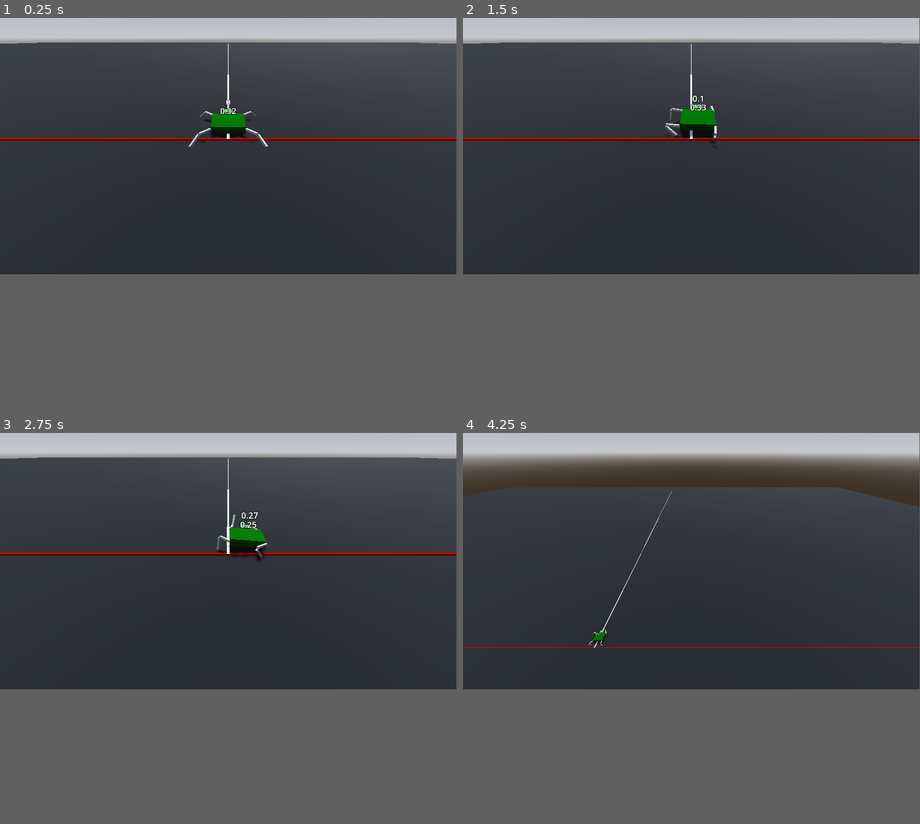
Above: before the commit, frames 1-4 (two rows, left to right).
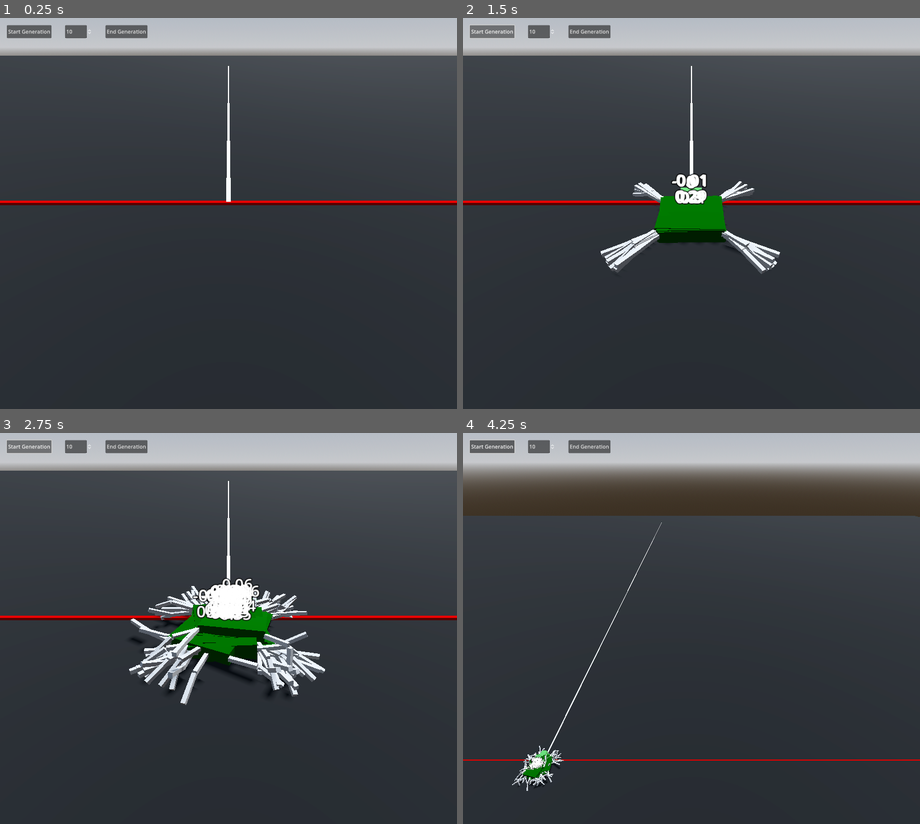
Above: after the commit, the same moments.

Repository: Ryan-Mirch/MaLeQ
Game: Godot game, scene res://Test.tscn
The game is run twice, just before and just after one commit, with the same random seed, the same clock (stepped at 60 frames per second) and the same inputs.
Inputs (mouse positions are in pixels of both pictures, inside the frame that each line leads up to):
- Up to frame 1 (0.25 s): no input
- Up to frame 2 (1.5 s): click (590, 25) at 0.5 s, where only the run after the commit has a clickable "End Generation"; click (490, 25) at 1.25 s, where only the run after the commit has a clickable "Start Generation"
- Up to frame 3 (2.75 s): click (27, 440) at 2 s, where only the run after the commit has a clickable "Start Generation"
- Up to frame 4 (4.25 s): move the mouse to (792, 546) at 2.77 s; hold D 2.78-3.53 s; hold E 2.78-3.53 s; click (792, 546) at 2.92 s; move the mouse to (600, 573) at 3.52 s; hold S from 3.53 s (still down); tap Q at 3.6 s
In our replay, the window is 799x449 before the commit and 800x685 after it. These sizes can differ from the game's own. Grey fills any space a smaller window leaves; there, only what the larger window draws over its background counts as a difference.

The runs differ from the first frame. In frame 1, 7.6% of the frame differs, in the area x 0-100%, y 0-48%; in frame 2, 11%; in frame 3, 14%; in frame 4, 15%, in the area x 0-100%, y 0-92%.

Commit message:
spawning and despawning

Diff:
--- a/Body.gd
+++ b/Body.gd
@@ -1,3 +1,4 @@
+class_name Quadruped
 extends RigidBody3D
 
 @onready var leg1 = $Leg1
@@ -6,34 +7,58 @@
 @onready var leg4 = $Leg4
 
 var loopTimer = 0
+var index = 0
+
 const MIN_VEL = -3
 const MAX_VEL = 3
+const ARRAY_LENGTH = 20
+
+var data = {}
+
 
 # Called when the node enters the scene tree for the first time.
 func _ready() -> void:
 	Engine.set_time_scale(1)
-
+	initialize_data_with_random_numbers()
 
 # Called every frame. 'delta' is the elapsed time since the previous frame.
 func _process(delta: float) -> void:
 	$DistanceFromCenter.text = str(snapped(abs(position.z),0.01))
-	$DistanceTraveled.text = str(snapped(abs(position.x),0.01))
+	$DistanceTraveled.text = str(snapped(position.x,0.01))
+
+
 func _physics_process(delta: float) -> void:
 	loopTimer += delta
-	if loopTimer > 1:
+	if loopTimer > 0.05:
 		loopTimer = 0
 		loop()
 
 func loop() -> void :
-	leg1.set_coxa_velocity(randf_range(MIN_VEL,MAX_VEL))
-	leg2.set_coxa_velocity(randf_range(MIN_VEL,MAX_VEL))
-	leg3.set_coxa_velocity(randf_range(MIN_VEL,MAX_VEL))
-	leg4.set_coxa_velocity(randf_range(MIN_VEL,MAX_VEL))
+	leg1.set_femur_velocity(data["Leg1Femur"][index])
+	leg2.set_femur_velocity(data["Leg2Femur"][index])
+	leg3.set_femur_velocity(data["Leg3Femur"][index])
+	leg4.set_femur_velocity(data["Leg4Femur"][index])
 
-	leg1.set_tibia_velocity(randf_range(MIN_VEL,MAX_VEL))
-	leg2.set_tibia_velocity(randf_range(MIN_VEL,MAX_VEL))
-	leg3.set_tibia_velocity(randf_range(MIN_VEL,MAX_VEL))
-	leg4.set_tibia_velocity(randf_range(MIN_VEL,MAX_VEL))
+	leg1.set_tibia_velocity(data["Leg1Tibia"][index])
+	leg2.set_tibia_velocity(data["Leg2Tibia"][index])
+	leg3.set_tibia_velocity(data["Leg3Tibia"][index])
+	leg4.set_tibia_velocity(data["Leg4Tibia"][index])
 
-func backwards_barrier_hit() -> void:
-	pass
+	index += 1
+	if index >= ARRAY_LENGTH: index = 0
+
+func initialize_data_with_random_numbers() -> void:
+	data.clear()
+
+	data["Leg1Femur"] = []
+	data["Leg2Femur"] = []
+	data["Leg3Femur"] = []
+	data["Leg4Femur"] = []
+	data["Leg1Tibia"] = []
+	data["Leg2Tibia"] = []
+	data["Leg3Tibia"] = []
+	data["Leg4Tibia"] = []
+
+	for i in ARRAY_LENGTH:
+		for key in data.keys():
+			data[key].append(randf_range(MIN_VEL,MAX_VEL))
--- a/Leg.gd
+++ b/Leg.gd
@@ -5,7 +5,7 @@
 
 # Called when the node enters the scene tree for the first time.
 func _ready() -> void:
-	set_coxa_velocity(0)
+	set_femur_velocity(0)
 	set_tibia_velocity(-3)
 
 
@@ -14,7 +14,7 @@
 	pass
 
 
-func set_coxa_velocity(vel: float) -> void:
+func set_femur_velocity(vel: float) -> void:
 	CoxaJoint.set_param(CoxaJoint.PARAM_MOTOR_TARGET_VELOCITY, vel)
 
 
--- /dev/null
+++ b/Manager.gd
@@ -0,0 +1,39 @@
+extends CanvasLayer
+
+@onready var generationQuantitySpinBox = $"HBoxContainer/Generation Quantity" as SpinBox
+
+const QUADRUPED_SCENE = preload("res://Quadruped.tscn")
+const SURVIVORS_KEPT = 2
+
+var activeQuadrupeds = []
+var survivors = [] #stores the data array
+
+# Called when the node enters the scene tree for the first time.
+func _ready() -> void:
+	pass # Replace with function body.
+
+
+# Called every frame. 'delta' is the elapsed time since the previous frame.
+func _process(delta: float) -> void:
+	pass
+
+
+func _on_start_generation_pressed() -> void:
+	for i in generationQuantitySpinBox.value:
+		var quadrupedInstance = QUADRUPED_SCENE.instantiate()
+		get_tree().root.add_child(quadrupedInstance)
+		quadrupedInstance.position = Vector3(0,0.5,0.3)
+		quadrupedInstance.rotation.y = deg_to_rad(270)
+		activeQuadrupeds.append(quadrupedInstance)
+
+
+func _on_end_generation_pressed() -> void:
+	for q in activeQuadrupeds:
+		q.freeze = true
+
+	for q in activeQuadrupeds:
+		q.queue_free()
+	activeQuadrupeds.clear()
+
+func _calculate_quadruped_fitness(q: Quadruped) -> float:
+	return 0
--- a/Quadruped.tscn
+++ b/Quadruped.tscn
@@ -16,7 +16,7 @@
 size = Vector3(0.5, 0.1, 0.5)
 
 [node name="MaLeQ" type="RigidBody3D"]
-transform = Transform3D(-4.37114e-08, 0, 1, 0, 1, 0, -1, 0, -4.37114e-08, 0, 0.593989, 0)
+transform = Transform3D(1, 0, 0, 0, 1, 0, 0, 0, 1, 0, 0.593989, 0)
 collision_layer = 2
 mass = 0.1
 script = ExtResource("1_lm7nj")
--- a/Test.tscn
+++ b/Test.tscn
@@ -1,8 +1,8 @@
 [gd_scene load_steps=14 format=3 uid="uid://do1o6kgarvm58"]
 
 [ext_resource type="Script" path="res://free_look_camera.gd" id="1_822dy"]
-[ext_resource type="PackedScene" uid="uid://ufnn2llth4ud" path="res://Quadruped.tscn" id="1_q6dco"]
 [ext_resource type="Script" path="res://Backwards Barrier.gd" id="3_ioo81"]
+[ext_resource type="Script" path="res://Manager.gd" id="4_cbuu0"]
 
 [sub_resource type="ProceduralSkyMaterial" id="ProceduralSkyMaterial_n4h4h"]
 sky_horizon_color = Color(0.64625, 0.65575, 0.67075, 1)
@@ -71,5 +71,30 @@
 surface_material_override/0 = SubResource("ORMMaterial3D_dc11k")
 script = ExtResource("3_ioo81")
 
-[node name="MaLeQ" parent="." instance=ExtResource("1_q6dco")]
-transform = Transform3D(1.19209e-07, 0, -1, 0, 1, 0, 1, 0, 1.19209e-07, 0, 0.593989, -0.324979)
+[node name="Manager" type="CanvasLayer" parent="."]
+script = ExtResource("4_cbuu0")
+
+[node name="HBoxContainer" type="HBoxContainer" parent="Manager"]
+offset_left = 21.0
+offset_top = 22.0
+offset_right = 452.0
+offset_bottom = 62.0
+theme_override_constants/separation = 41
+
+[node name="Start Generation" type="Button" parent="Manager/HBoxContainer"]
+layout_mode = 2
+text = "Start Generation
+"
+
+[node name="Generation Quantity" type="SpinBox" parent="Manager/HBoxContainer"]
+layout_mode = 2
+max_value = 1000.0
+value = 10.0
+
+[node name="End Generation" type="Button" parent="Manager/HBoxContainer"]
+layout_mode = 2
+text = "End Generation
+"
+
+[connection signal="pressed" from="Manager/HBoxContainer/Start Generation" to="Manager" method="_on_start_generation_pressed"]
+[connection signal="pressed" from="Manager/HBoxContainer/End Generation" to="Manager" method="_on_end_generation_pressed"]
--- a/project.godot
+++ b/project.godot
@@ -15,6 +15,15 @@
 config/features=PackedStringArray("4.0", "Mobile")
 config/icon="res://icon.svg"
 
+[debug]
+
+settings/stdout/print_fps=true
+
+[display]
+
+window/size/viewport_width=1400
+window/size/viewport_height=1200
+
 [layer_names]
 
 3d_physics/layer_1="Ground"
